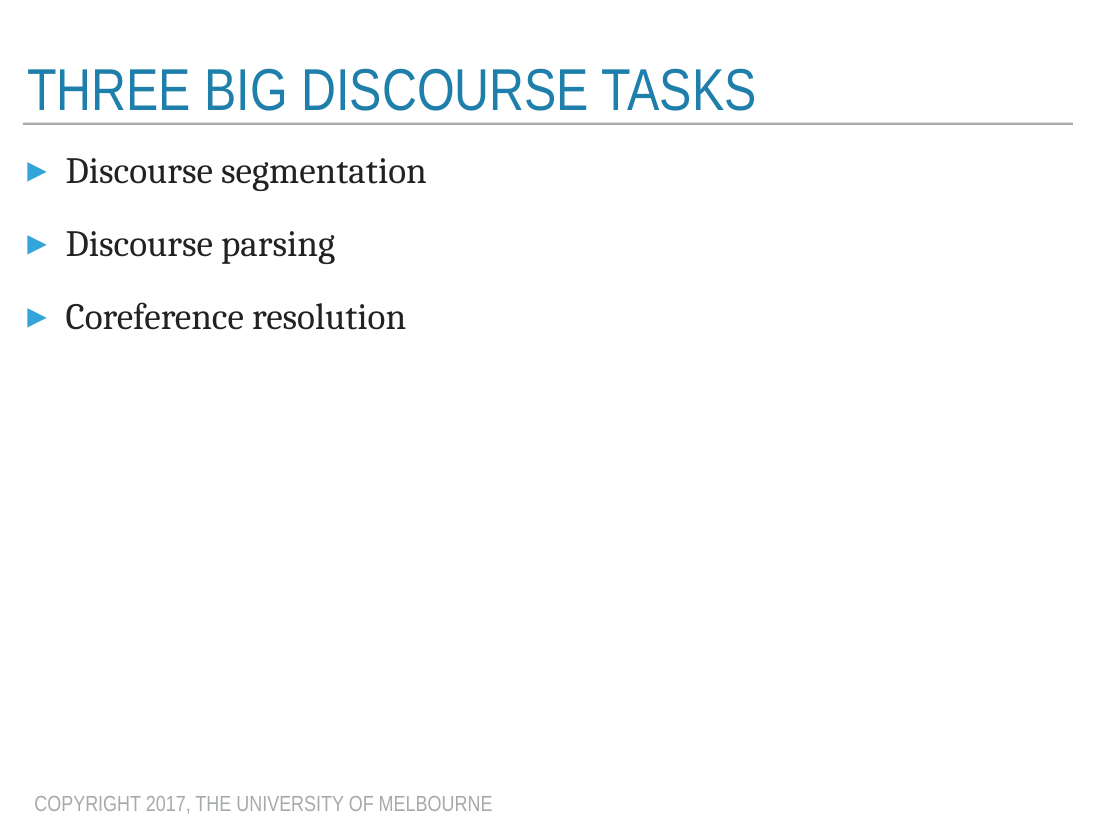
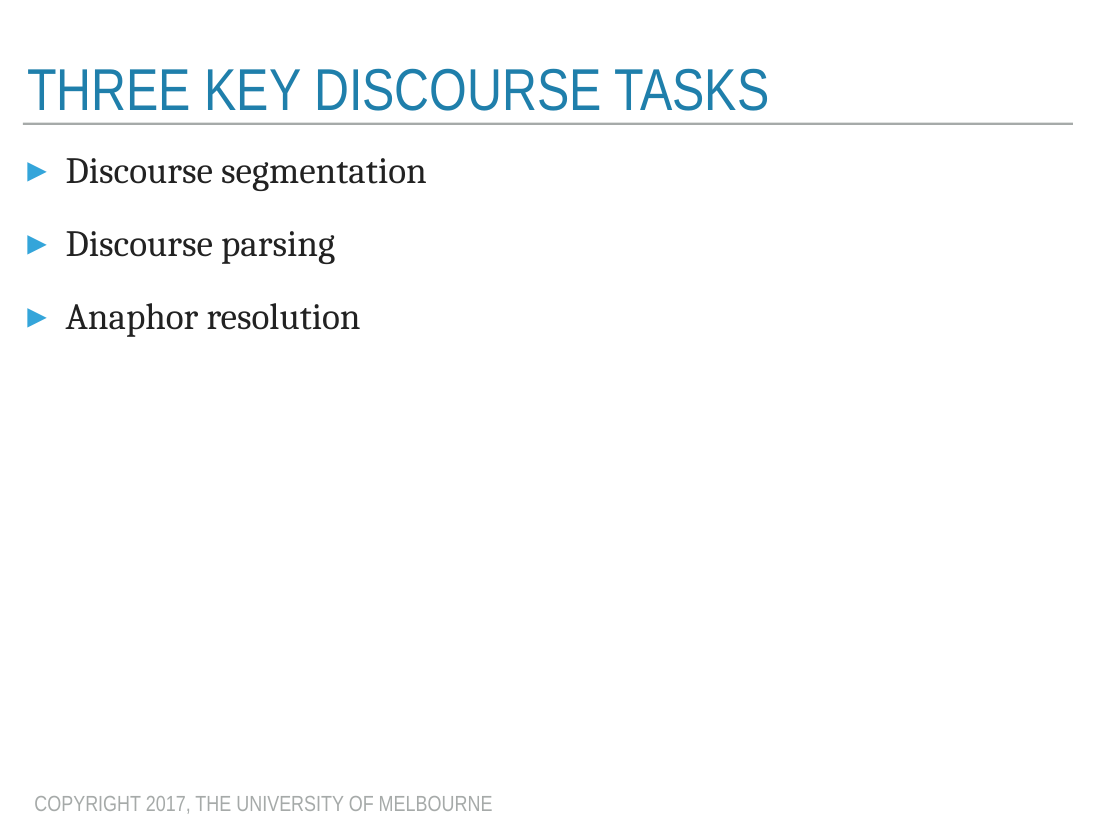
Before and after one commit to trevorcohn/comp90042, a slide deck: slide 3 of slides/WSTA_L13_discourse.pptx. Drawn at 1120x840 pixels with LibreOffice and Linux fonts; fonts in the diff are those of the drawing. Boxes give left, top, right and bottom in pixels: in the first picture for what was removed or moved away, otherwise in the second. Text is boxed around its words. In the diff, an @@ line names an element or a change of style, - is before the commit and + after.

Commit message:
Added discourse

```diff
--- a/slides/WSTA_L13_discourse.pptx
+++ b/slides/WSTA_L13_discourse.pptx
@@ title at box(27, 68, 769, 111): text changed @@
-THREE BIG DISCOURSE TASKS
+THREE KEY DISCOURSE TASKS
@@ text at box(66, 303, 361, 337): text changed @@
-▸ Coreference resolution
+▸ Anaphor resolution
```
Also in this commit, not shown: 11 other slides changed, 8 slides added, 2 other files.
